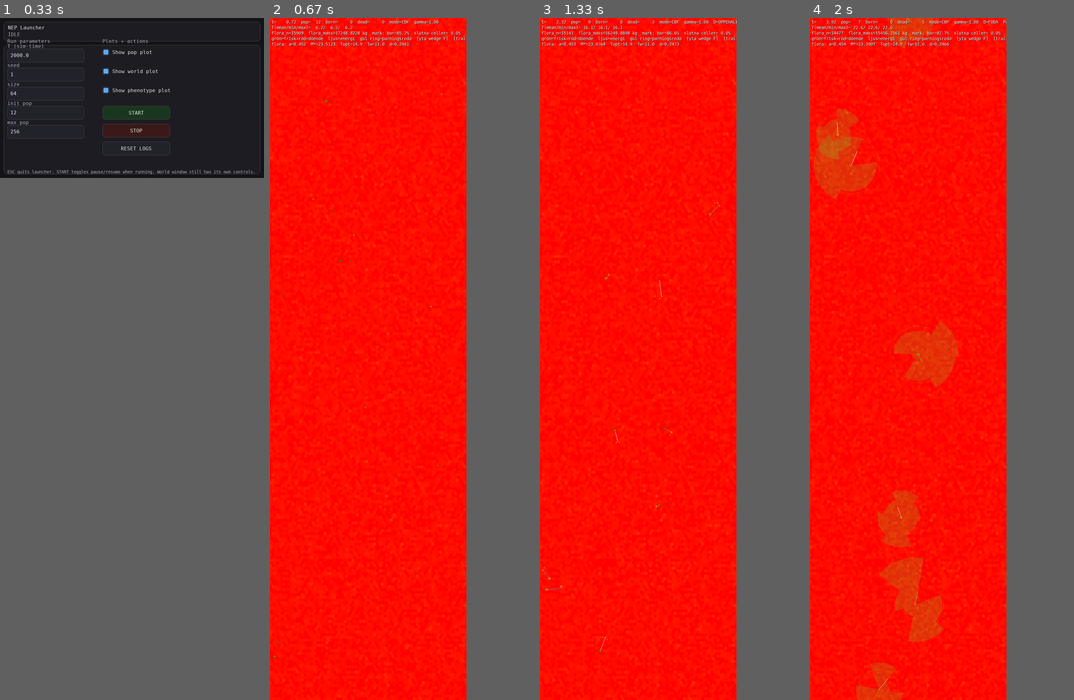
Above: before the commit, frames 1-4 (left to right).
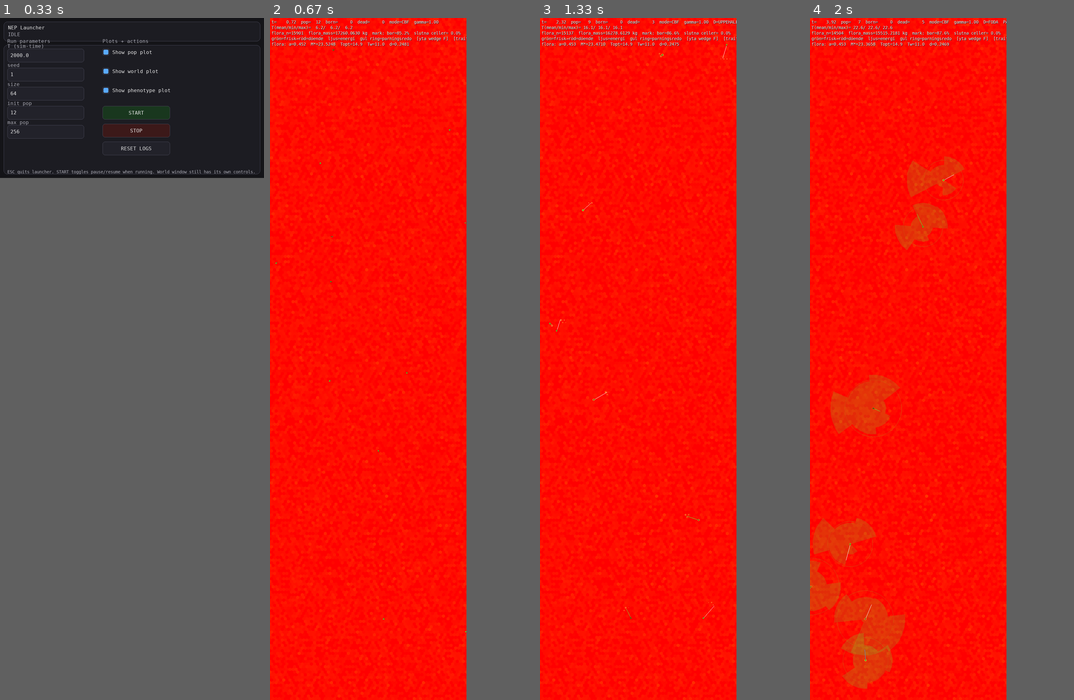
Above: after the commit, the same moments.

Repository: JoakimStorck/nep-process
Game: pygame game, started from nep_gui_launcher.py
Two runs of this game, one before a commit and one after it. Both use one fixed random seed, a clock stepped at 60 frames per second and the inputs below.
Inputs (mouse positions are in pixels of both pictures, inside the frame that each line leads up to):
- Up to frame 1 (0.33 s): no input
- Up to frame 2 (0.67 s): click "START" at 0.38 s
- Up to frame 3 (1.33 s): hold D 0.67-1.13 s; move the mouse to (685, 461) at 0.7 s; hold W from 1.17 s (still down); move the mouse to (706, 440) at 1.2 s; tap Space at 1.23 s
- Up to frame 4 (2 s): release W at 1.47 s; hold D 1.5-1.97 s; move the mouse to (926, 181) at 1.53 s; tap Space at 1.57, 1.87 s

Frame 1 is identical in both runs. In frame 2, less than 0.1% of the frame differs, in the area x 1-75%, y 1-98%; in frame 3, 0.2%; in frame 4, 13%, in the area x 0-75%, y 0-100%.

Commit message:
0232: sinnenas kostnad härleds
sense_cost_L1..L3 = 0,2 / 0,5 / 1,0 var i joule per kilo och tidsenhet, mot en
basal på 9e6 J per kg^0,75. Nivå 3 kostade därmed 0,000013 % av
basalomsättningen — ett enhetsfel på sju tiopotenser, och sinnena var i
praktiken gratis.

Härledningen: sinnesapparaten är nervvävnad, vars massaspecifika
ämnesomsättning ligger omkring tjugo gånger kroppens genomsnitt. En
uppgradering som fyrdubblar provtagningen motsvarar ~0,25 % av kroppsmassan som
extra nervvävnad, och 0,25 % · 20 = 5 % av basalen. Nivåerna emellan skalar med
antalet prov per skanning, strålar gånger räckvidd, som tillägg över nivå 0:

   nivå 0   12 x  7,0 =  84 prov   tillägg    0    0,00 %
   nivå 1   16 x  8,0 = 128        tillägg   44    0,73 %
   nivå 2   24 x 10,0 = 240        tillägg  156    2,60 %
   nivå 3   32 x 12,0 = 384        tillägg  300    5,00 %

Tabellen räknas ur samma tal som _apply_sense_to_AP sätter, så kostnad och
förmåga kan inte glida isär. Att uttrycka den som andel av basalen rättar också
massberoendet: nervvävnad skalar som M^0,75 (Jerison), inte som M^1 — den gamla
formen gjorde sinnena relativt dyrare för stora kroppar, alltså åt fel håll.

Rättelse av vad som sades efter 0230: sense_strength nålades inte mot nivå 3.

  sense_strength per fjärdedel
    p230 (gratis)   0,462  0,462  0,958  0,957
    p231 (gratis)   0,503  0,222  0,156  0,096
    p232 (kostar)   0,480  0,378  0,370  0,377

Två körningar utan kostnad, två motsatta riktningar — det är fri drift, den
riktiga signaturen för en trait utan selektion. Med kostnaden stabiliseras den
på 0,377 genom tre fjärdedelar, alltså nivå 1.

Utfall, f6-256 frö 1 till månad 36 (runs/p232) mot 0231:

                        0231        0232
  bestånd                128         158
  toppbestånd            750         520
  dödsfall             1 535       1 220
  livslängd median      3,86 mån    4,08 mån
  kroppsmassa p50       0,561       0,487
  M_target              2,968       2,095

Förbehåll: ett frö i f6-256. M_target ligger still på 2,095 från första
fjärdedelen mot 0231:s vandring till 2,968, men skillnaden mellan de två
nivåerna är inte prövad i flera frön. liten6 ger 2 018/1 373/1 751
djurmånader mot 2 003/2 014/1 169, utdöd i alla tre frön.

Invariantsviten godkänd i alla fyra körningar.

Co-Authored-By: Claude Opus 5 <noreply@anthropic.com>

Diff:
--- a/agent.py
+++ b/agent.py
@@ -92,6 +92,18 @@
         AP.ray_len_front = 12.0
         AP.noise_sigma = 0.045
 
+
+# Provtagningen per nivå — strålar gånger räckvidd — och varje nivås tillägg
+# över nivå 0 som andel av nivå 3:s tillägg. Sinnenas kostnad skalar med den
+# här tabellen; se `AgentParams.SENSE_SHARE_L3` för härledningen. Tabellen
+# räknas ur samma tal som `_apply_sense_to_AP` sätter, så de kan inte glida
+# isär.
+_SENSE_PROV = {0: 12 * 7.0, 1: 16 * 8.0, 2: 24 * 10.0, 3: 32 * 12.0}
+_SENSE_ANDEL = {
+    L: (_SENSE_PROV[L] - _SENSE_PROV[0]) / (_SENSE_PROV[3] - _SENSE_PROV[0])
+    for L in _SENSE_PROV
+}
+
 # reproduction helpers
 
 def sigmoid(x: float) -> float:
@@ -217,10 +229,34 @@
     sense_alert_steps: int = 3
     sense_alert_thresh: float = 0.15
 
-    # Sensing upkeep costs (per mass, per second via metabolism_scale)
-    sense_cost_L1: float = 0.2
-    sense_cost_L2: float = 0.5
-    sense_cost_L3: float = 1.0
+    # **Sinnenas kostnad som andel av basalen (0232).**
+    #
+    # Var `sense_cost_L1..L3 = 0,2 / 0,5 / 1,0` i J per kilo och tidsenhet, mot
+    # en basal på 9e6 J per kg^0,75. Uppmätt kostade nivå 3 därmed **0,000013
+    # procent av basalomsättningen** — ett enhetsfel på sju tiopotenser, och
+    # sinnena var i praktiken gratis. `sense_strength` gjorde vad en kostnadsfri
+    # trait alltid gör: medianen gick 0,462 -> 0,958 och nålades mot nivå 3.
+    #
+    # **Härledningen.** Sinnesapparaten är nervvävnad, och nervvävnad är dyr:
+    # den massaspecifika ämnesomsättningen ligger omkring tjugo gånger kroppens
+    # genomsnitt. En uppgradering som fyrdubblar provtagningen motsvarar i
+    # storleksordningen en fjärdedels hjärna extra, alltså ~0,25 procent av
+    # kroppsmassan, och `0,25 % · 20 = 5 %` av basalen. Det är ankaret för
+    # nivå 3.
+    #
+    # Nivåerna emellan skalar med vad de faktiskt köper, alltså antalet prov
+    # per skanning — strålar gånger räckvidd — räknat som tillägg över nivå 0:
+    #
+    #     nivå 0   12 strålar x  7,0 celler =  84 prov    tillägg     0   0,0 %
+    #     nivå 1   16 x  8,0                = 128         tillägg    44   0,7 %
+    #     nivå 2   24 x 10,0                = 240         tillägg   156   2,6 %
+    #     nivå 3   32 x 12,0                = 384         tillägg   300   5,0 %
+    #
+    # Att uttrycka kostnaden som en **andel av basalen** i stället för som ett
+    # tal per kilo rättar också massberoendet: nervvävnad skalar som `M^0,75`
+    # (Jerison), inte som `M^1`. Den gamla formen gjorde sinnena relativt dyrare
+    # för stora kroppar, vilket är fel håll.
+    SENSE_SHARE_L3: float = 0.05
 
     # ------------------------
     # Feeding: world pool units -> internal energy units
@@ -1851,11 +1887,11 @@
     def _sense_cost(self, pheno: Phenotype) -> float:
         level = _sense_level(float(getattr(pheno, "sense_strength", 0.0)))
         if level == 1:
-            return float(self.AP.sense_cost_L1)
+            return _SENSE_ANDEL[1] * float(self.AP.SENSE_SHARE_L3)
         if level == 2:
-            return float(self.AP.sense_cost_L2)
+            return _SENSE_ANDEL[2] * float(self.AP.SENSE_SHARE_L3)
         if level >= 3:
-            return float(self.AP.sense_cost_L3)
+            return _SENSE_ANDEL[3] * float(self.AP.SENSE_SHARE_L3)
         return 0.0
 
     def _uppdatera_topp(self, dt: float) -> float:
@@ -2248,6 +2284,7 @@
         # Det obligatoriska tillväxtdrivet (sektion 2C.5) är den mekanism som
         # förhindrar r-strategi via minimerad massa — inte metaboliken.
         out_basal   = dt * metab * (M_eff ** 0.75) * _k_basal
+        _basal_full = out_basal      # före omsättningens avdrag; läses av (2b)
 
         # --- Omsättningen, inom basalen (0226) -----------------------------
         #
@@ -2280,8 +2317,11 @@
 
         out_compute = dt * metab * M_eff * _compute_cost * float(activity)
 
+        # Andel av **full** basal, alltså före omsättningens avdrag (0226) —
+        # sinnenas nervvävnad underhålls oavsett hur kroppen prioriterar sin
+        # proteinomsättning.
         sense_cost = float(self._sense_cost(pheno))
-        out_sense  = dt * metab * M_eff * sense_cost
+        out_sense  = _basal_full * sense_cost
 
         out_loco = max(0.0, float(extra_drain))
 
Not shown, changed: TODO.md
